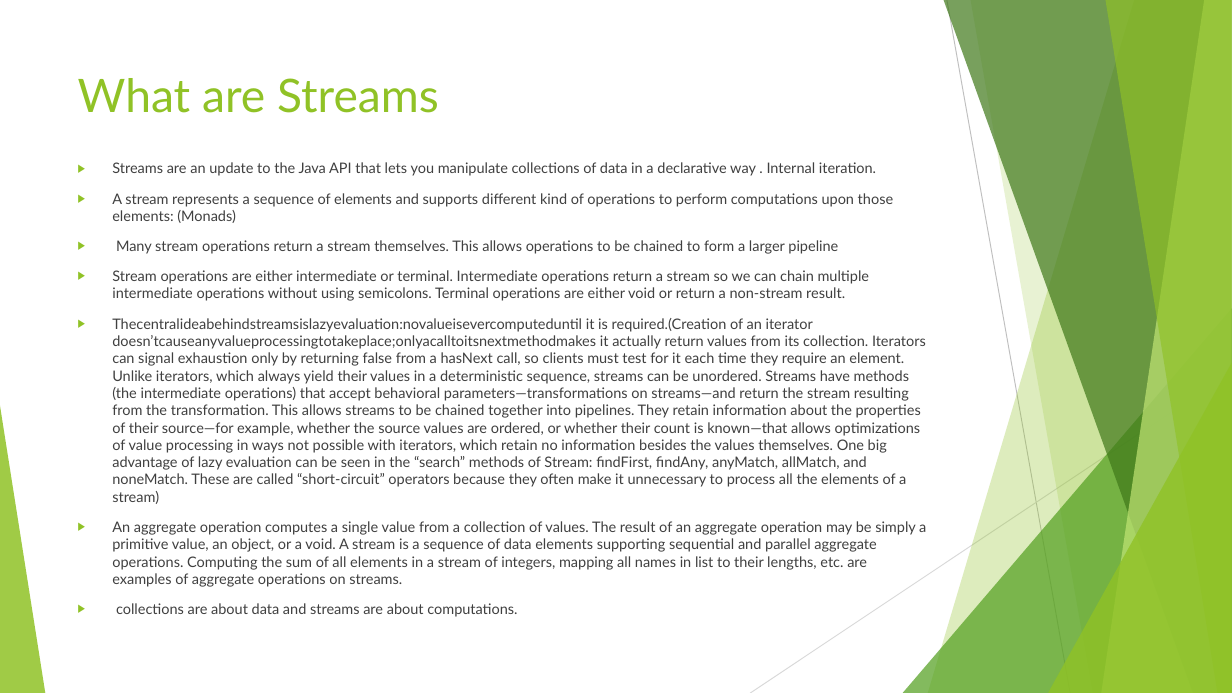
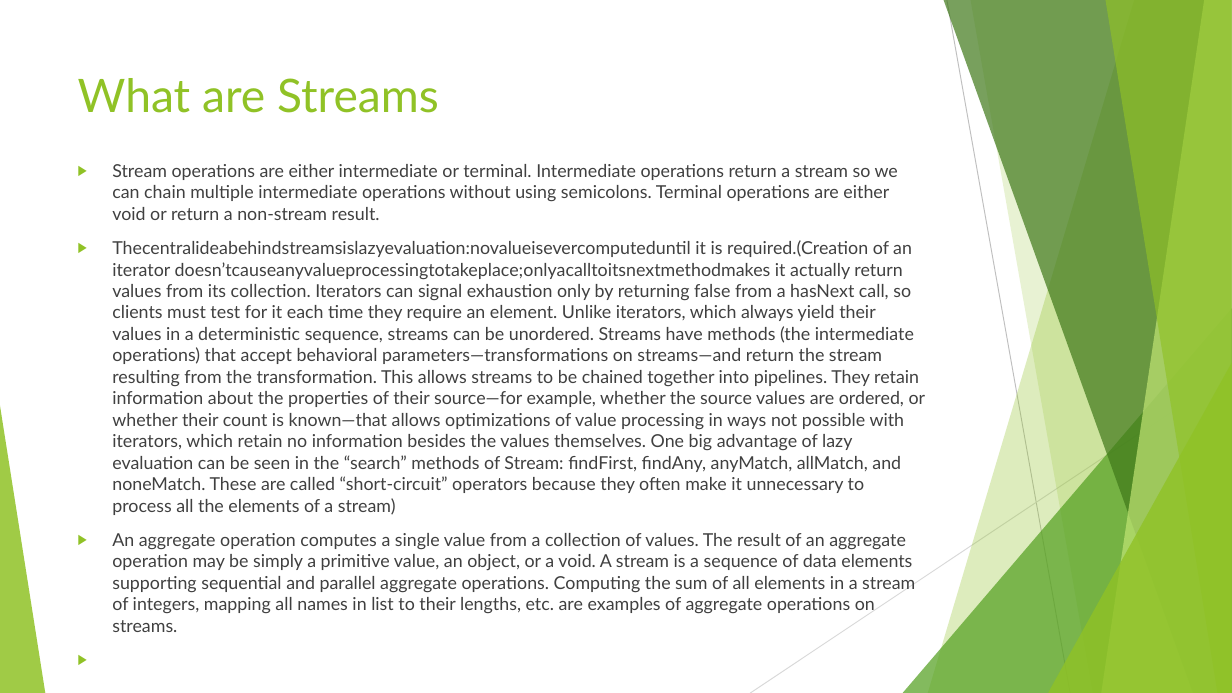
Before and after one commit to rajesh-parab/training, a slide deck: slide 2 of FUNCTIONAL_JAVA/stream/JAVA_8_Stream.pptx. Drawn at 1232x693 pixels with LibreOffice and Linux fonts; fonts in the diff are those of the drawing. Boxes give left, top, right and bottom in pixels: in the first picture for what was removed or moved away, otherwise in the second. Text is boxed around its words. In the diff, an @@ line names an element or a change of style, - is before the commit and + after.

Commit message:
this is test

```diff
--- a/FUNCTIONAL_JAVA/stream/JAVA_8_Stream.pptx
+++ b/FUNCTIONAL_JAVA/stream/JAVA_8_Stream.pptx
@@ text "Stream operations are either intermediate ..." at [112,164,926,614]: size 11.2 to 13.9 pt @@
@@ text at [112,162,893,254]: paragraphs removed @@
-▶ Streams are an update to the Java API that lets you manipulate collections of data in a declarative way . Internal iteration.
-▶ A stream represents a sequence of elements and supports different kind of operations to perform computations upon those elements: (Monads)
-▶ Many stream operations return a stream themselves. This allows operations to be chained to form a larger pipeline
@@ text at [116,603,517,617]: paragraph removed @@
-▶ collections are about data and streams are about computations.
```
Also in this commit, not shown: 1 other slide changed, 11 other files.
